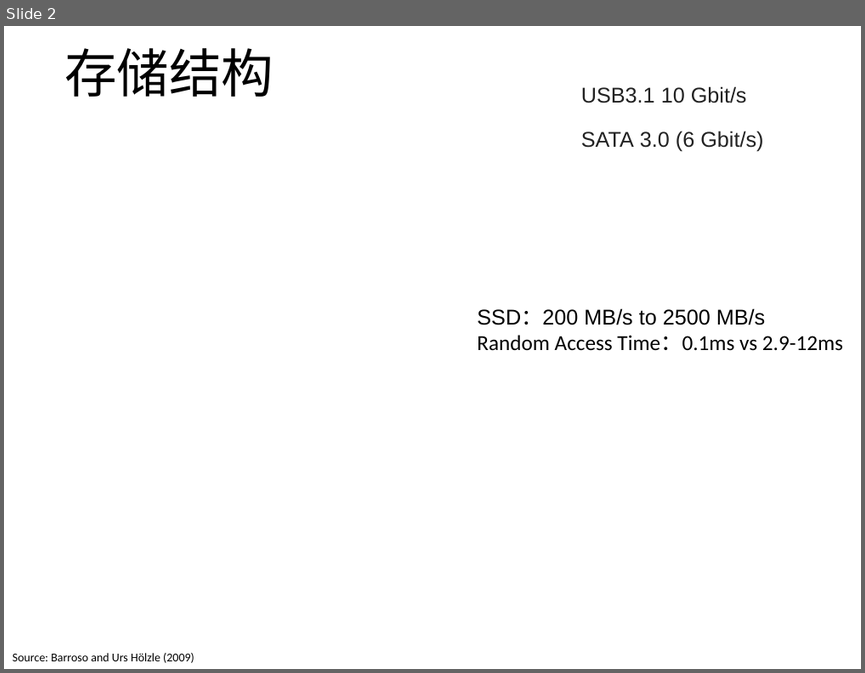
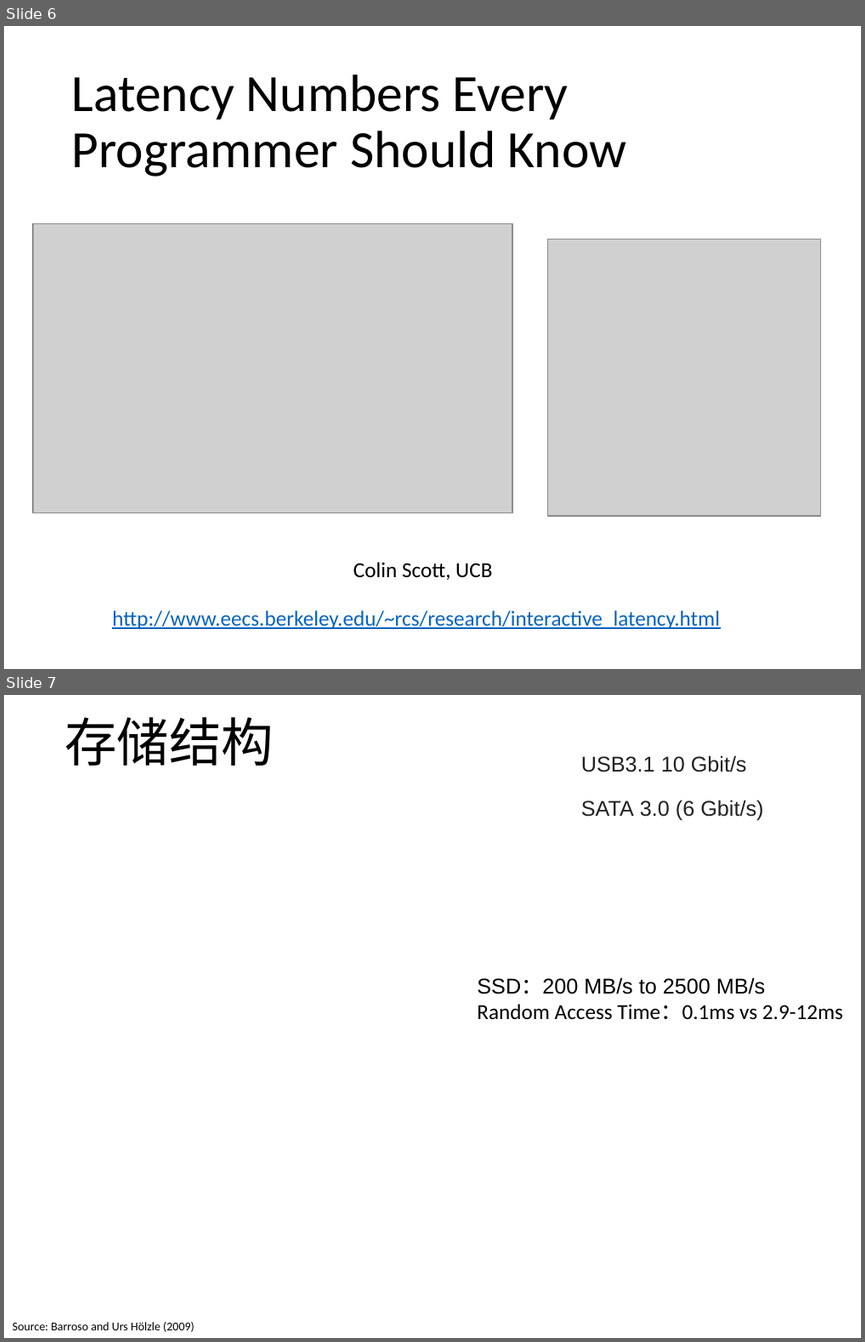
Before and after one commit to yishuai/bigalgo, a slide deck: ppt/2-memory.pptx. Shown one above the other, each under a label of ours: slide 2 before the commit, slides 6 and 7 after it. The pictures are 865x673 and 865x1342 pixels, drawn with LibreOffice and Linux fonts; fonts in the diff are those of the drawing; grey boxes stand for pictures; background and template pictures are left out. Boxes give left, top, right and bottom in pixels: in the first picture for what was removed or moved away, otherwise in the second. Text is boxed around its words. In the diff, an @@ line names an element or a change of style, - is before the commit and + after.

```diff
--- a/ppt/2-memory.pptx
+++ b/ppt/2-memory.pptx
@@ slide 6 added at <box>4,26,861,669</box>, background #FFFFFF @@
@@ title added at <box>71,74,627,176</box>, 44 pt, text #000000 @@
+Latency Numbers Every Programmer Should Know
@@ picture added at <box>33,224,513,513</box> @@
@@ picture added at <box>547,239,820,516</box> @@
@@ text added at <box>353,562,492,579</box>, 18 pt, text #000000 @@
+Colin Scott, UCB
@@ text added at <box>112,610,720,629</box>, 18 pt, text #0563C1, underline @@
+http://www.eecs.berkeley.edu/~rcs/research/interactive_latency.html
@@ what was slide 2 is now slide 7 @@
```
Also in this commit, not shown: 2 slides changed, 5 other slides added, 21 other files.
